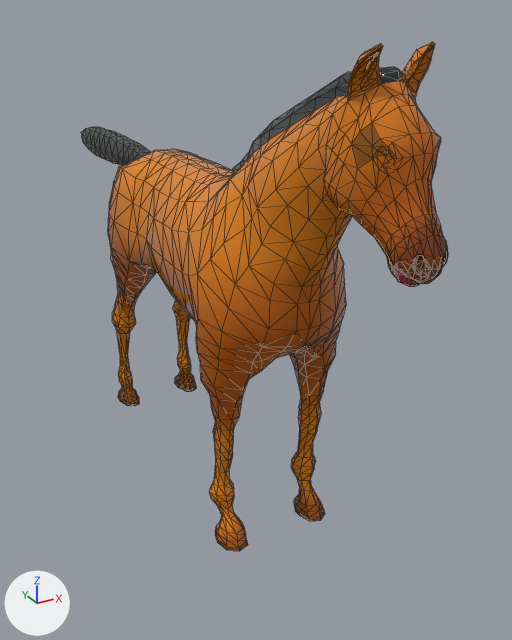
One commit to the glTF model static/animations/horse-animations.glb: the scene before it, then after it.
Rendered twice from a camera (50 mm lens) standing at (-1.29, -2.83, 2.11) and looking at (0.21, -0.11, 0.75). Lighting does not change. The marker at lower left points along +X, +Y and +Z. The picture after the commit comes second. Mesh edges are drawn as thin lines. Vertices at exactly the same position are counted once.

Objects in the first picture: 'Horse'.
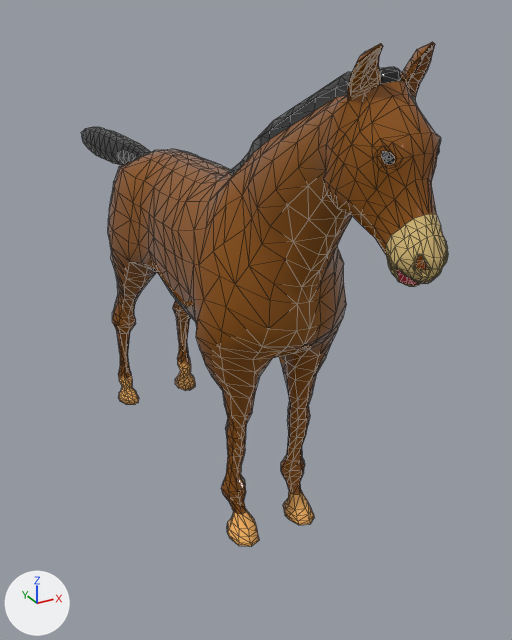
Boxes (x1, y1, x2, y2) around the edits, measured in the pictures (512 x 640 px; the box of a moved part takes in the faces that stretch with it):
'Horse', reshaped: before (81, 42, 448, 551); after (81, 42, 448, 547)
part 1 of me_mesh_001, moved or reshaped: before (108, 171, 346, 551); after (108, 169, 346, 547)
part 2 of me_mesh_001, built on: before (377, 148, 397, 168); after (377, 146, 439, 168)
part 3 of me_mesh_001, surface changed: (99, 42, 448, 499) in both

What changed in the scene script:
```text
Change me_mesh_001:
    used by ob_horse; location = (0.0, 0.0, 0.0)
    remove me_mesh_001.from_pydata(...)  # 1650 vertices, 3296 faces; spans x -0.32..0.32, y -1.5..1.76, z 0.0..2.03
    add me_mesh_001.from_pydata(...)  # 1709 vertices, 3414 faces; spans x -0.32..0.32, y -1.5..1.76, z 0.0..2.03
    me_mesh_001 part 1: 181 vertices moved from x -0.32..0.32, y -0.76..-0.29, z 0.0..1.52 to x -0.3..0.3, y -0.76..-0.32, z 0.0..1.52; 172 vertices removed from x -0.3..0.3, y -0.75..0.76, z 0.0..1.32; 199 vertices added at x -0.29..0.29, y -0.75..0.76, z 0.0..1.34
    me_mesh_001 part 2: 6 vertices removed from x -0.08..0.08, y -1.36..-1.35, z 1.75..1.76; 38 vertices added at x -0.09..0.09, y -1.37..-1.34, z 1.74..1.77
    me_mesh_001 part 3: 2677 kept faces spanning x -0.32..0.32, y -1.5..1.76, z 0.0..2.03 get new texture (UV) coordinates
    other edits to the shape of me_mesh_001 do not show in these pictures
```
